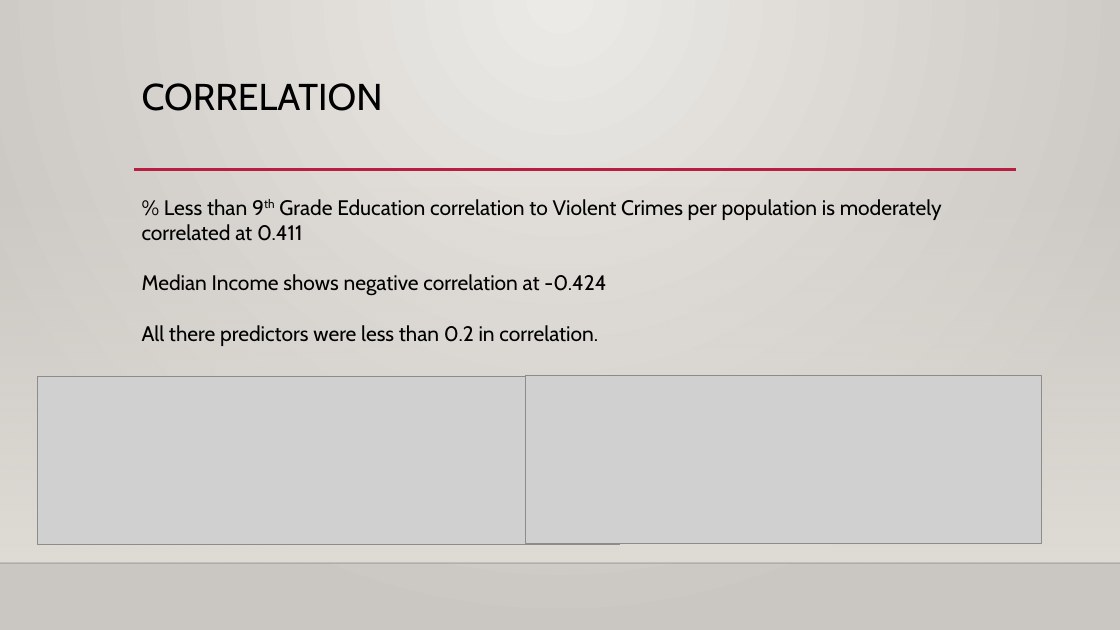
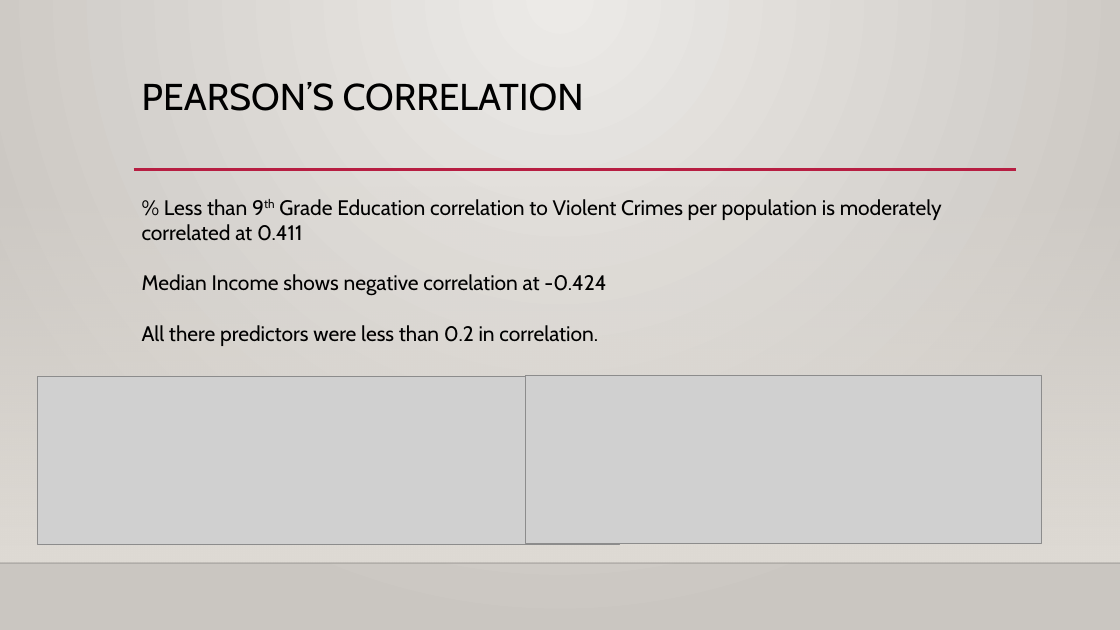
Before and after one commit to ShonTM/MSDS6306CaseStudy2, a slide deck: slide 8 of Violent crimes Per Population & communities.pptx (slide 12 before the commit). Drawn at 1120x630 pixels with LibreOffice and Linux fonts; fonts in the diff are those of the drawing; grey boxes stand for pictures; background and template pictures are left out. Boxes give left, top, right and bottom in pixels: in the first picture for what was removed or moved away, otherwise in the second. Text is boxed around its words. In the diff, an @@ line names an element or a change of style, - is before the commit and + after.

```diff
--- a/Violent crimes Per Population & communities.pptx
+++ b/Violent crimes Per Population & communities.pptx
@@ title at (142,82,584,111): text changed @@
-CORRELATION
+PEARSON’S CORRELATION
```
Also in this commit, not shown: 5 other slides changed, 5 slides added, 4 slides removed, 16 other files.
